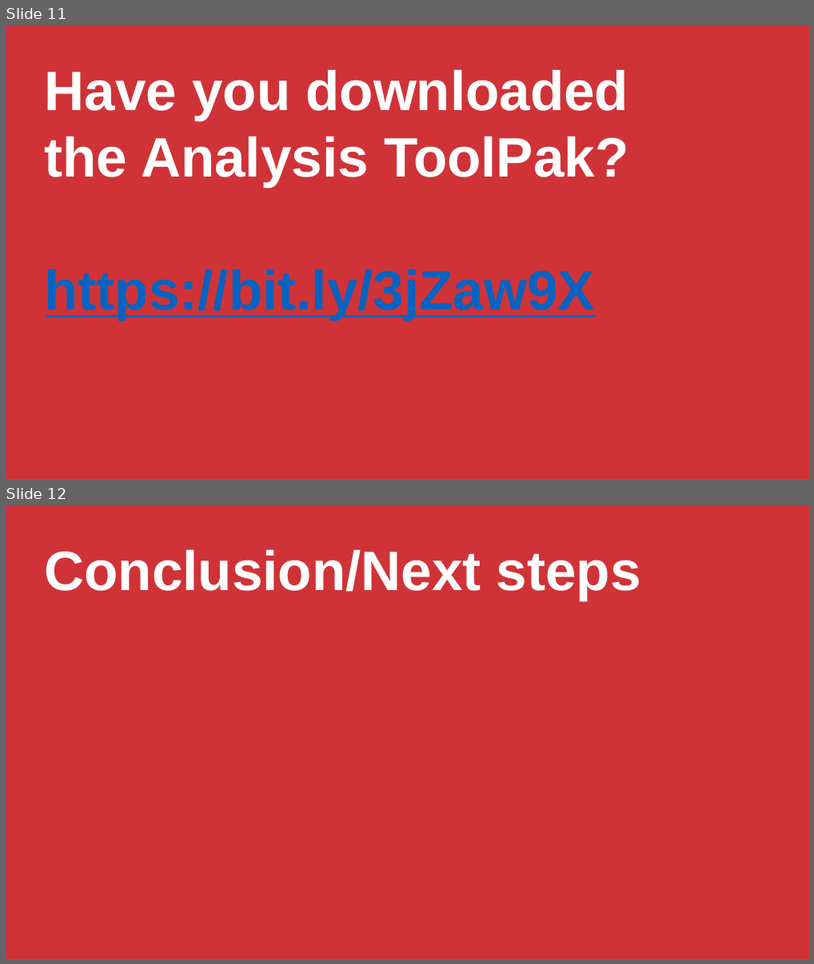
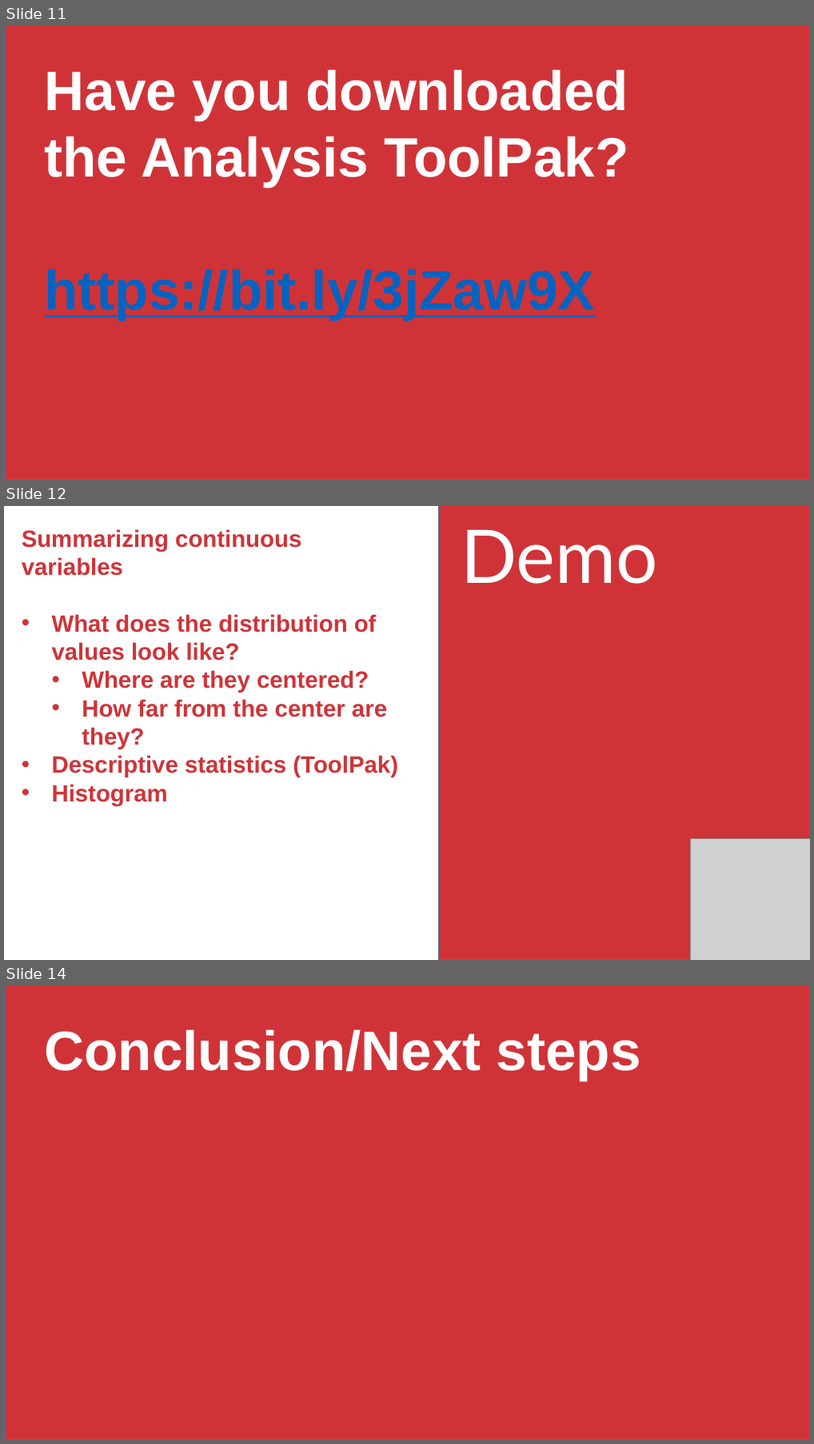
Before and after one commit to stringfestdata/aina-excel-stats-starter, a slide deck: advancing-into-analytics-excel-foundations.pptx. Shown one above the other, each under a label of ours: slides 11 and 12 before the commit, slides 11, 12 and 14 after it; the slides between them are not shown. The pictures are 814x964 and 814x1444 pixels, drawn with LibreOffice and Linux fonts; fonts in the diff are those of the drawing; grey boxes stand for pictures. Boxes give left, top, right and bottom in pixels: in the first picture for what was removed or moved away, otherwise in the second. Text is boxed around its words. In the diff, an @@ line names an element or a change of style, - is before the commit and + after.

```diff
--- a/advancing-into-analytics-excel-foundations.pptx
+++ b/advancing-into-analytics-excel-foundations.pptx
@@ slide 12 added at (4,506,810,960), background #FFFFFF @@
@@ text added at (22,529,398,805), 28 pt, text #CF3338, bold @@
+Summarizing continuous variables
+• What does the distribution of values look like?
+  • Where are they centered?
+  • How far from the center are they?
+• Descriptive statistics (ToolPak)
+• Histogram
@@ rectangle added at (439,506,810,960), fill #CF3338, outline #43739E 1 pt @@
@@ text added at (461,529,658,584), 88 pt, text #FFFFFF @@
+Demo
@@ picture added at (691,839,810,960) @@
@@ what was slide 12 is now slide 14 @@
```
Also in this commit, not shown: 1 slide changed, 2 other slides added, 2 other files.
